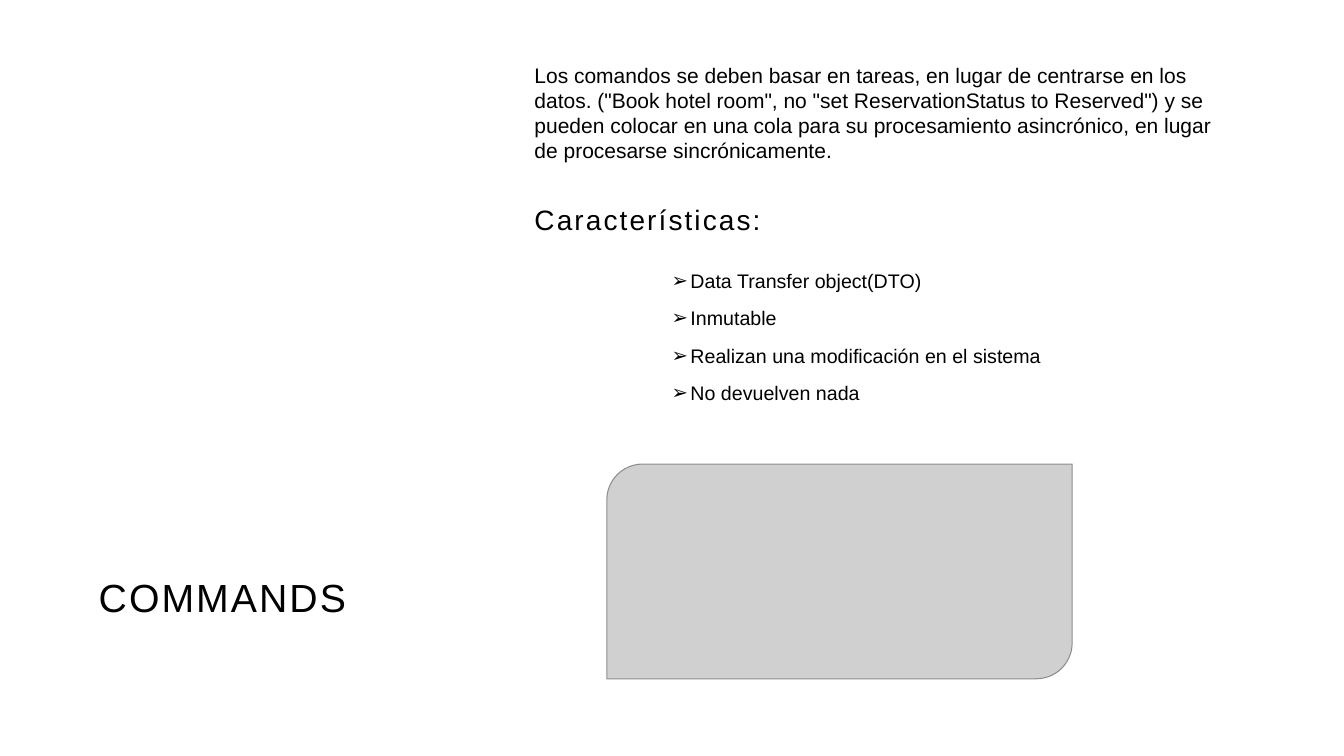
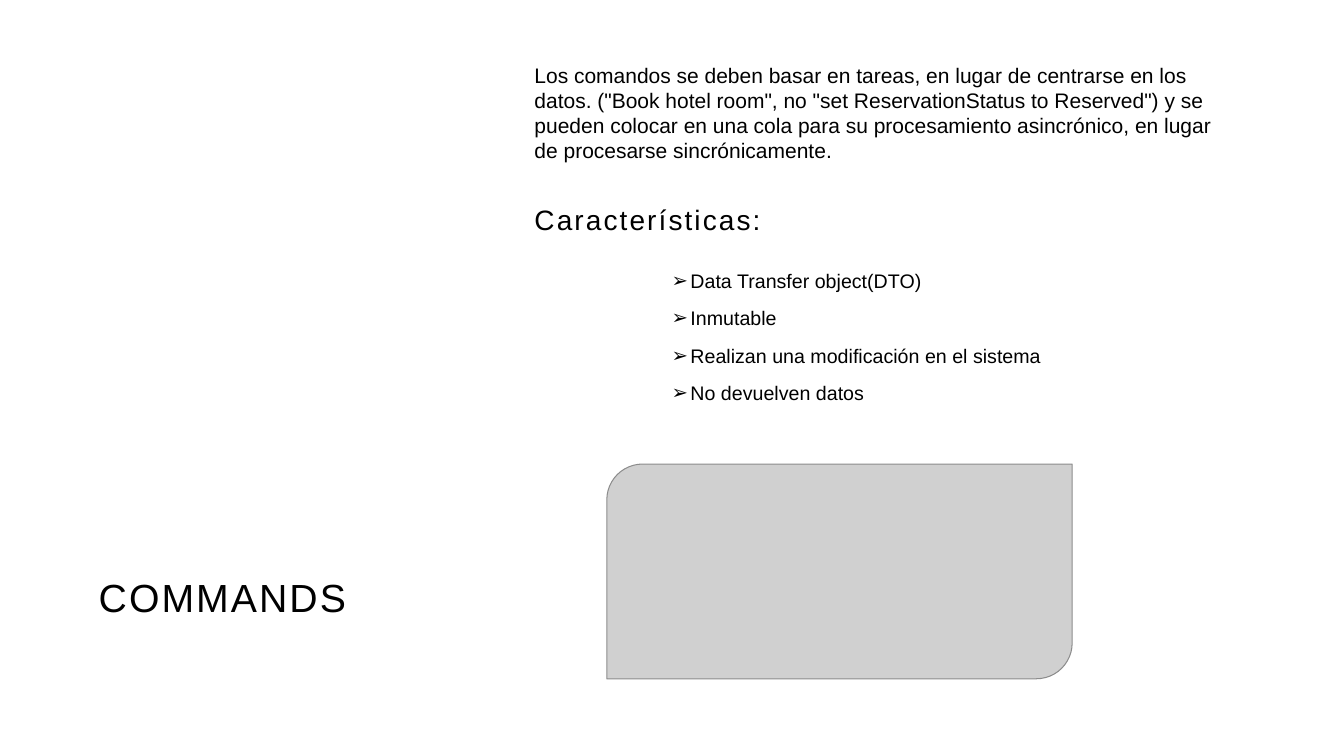
Before and after one commit to joaquinhegi/CQRS, a slide deck: slide 5 of CQRS.pptx. Drawn at 1344x756 pixels with LibreOffice and Linux fonts; fonts in the diff are those of the drawing; grey boxes stand for pictures; background and template pictures are left out. Boxes give left, top, right and bottom in pixels: in the first picture for what was removed or moved away, otherwise in the second. Text is boxed around its words. In the diff, an @@ line names an element or a change of style, - is before the commit and + after.

```diff
--- a/CQRS.pptx
+++ b/CQRS.pptx
@@ text at [690,385,864,401]: text changed @@
-➢ No devuelven nada
+➢ No devuelven datos
```
Also in this commit, not shown: 3 other slides changed.
